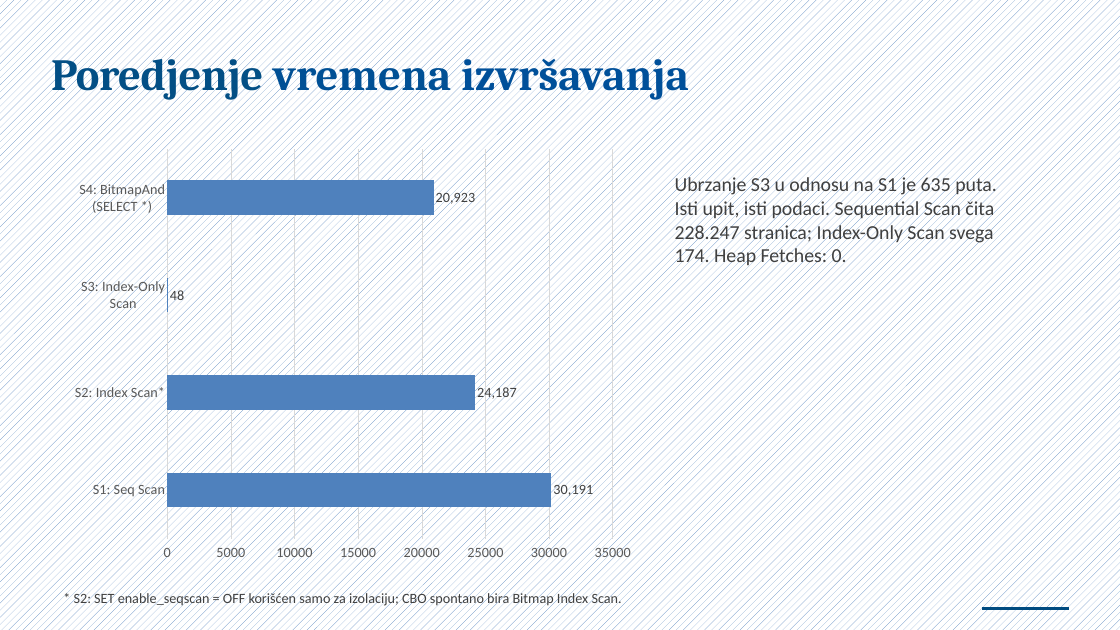
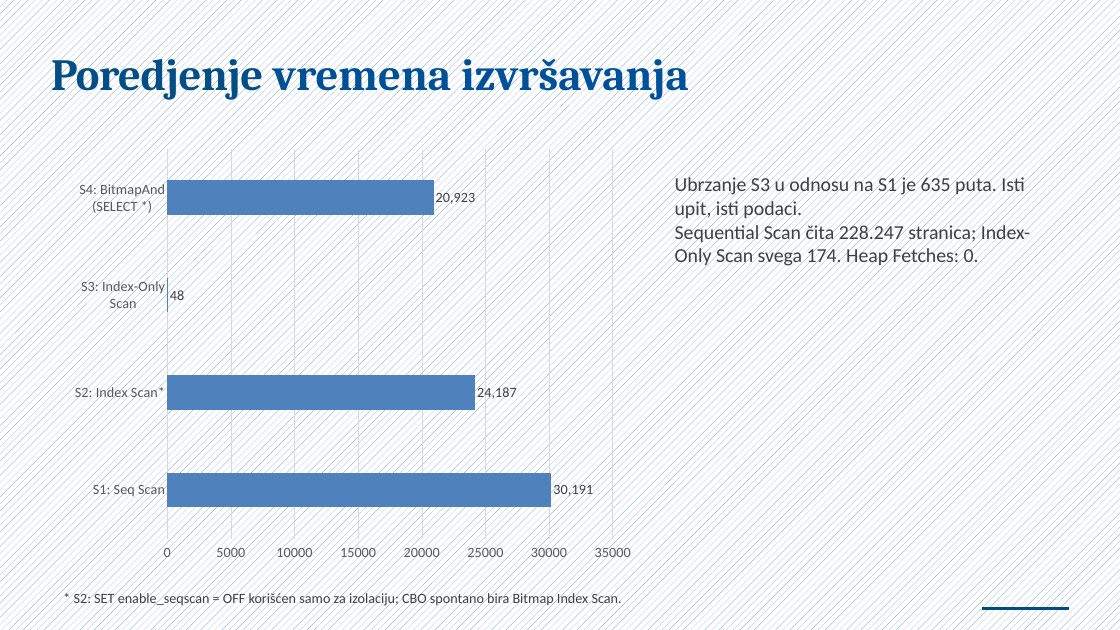
Before and after one commit to NemanjaCyber/SZUBP, a slide deck: slide 14 of P1/Index-Only i Bitmap Index Scan u PostgreSQL.pptx. Drawn at 1120x630 pixels with LibreOffice and Linux fonts; fonts in the diff are those of the drawing. Boxes give left, top, right and bottom in pixels: in the first picture for what was removed or moved away, otherwise in the second. Text is boxed around its words. In the diff, an @@ line names an element or a change of style, - is before the commit and + after.

```diff
--- a/P1/Index-Only i Bitmap Index Scan u PostgreSQL.pptx
+++ b/P1/Index-Only i Bitmap Index Scan u PostgreSQL.pptx
@@ text at (675, 175, 1030, 268): text changed @@
-Ubrzanje S3 u odnosu na S1 je 635 puta. Isti upit, isti podaci. Sequential Scan čita 228.247 stranica; Index-Only Scan svega 174. Heap Fetches: 0.
+Ubrzanje S3 u odnosu na S1 je 635 puta. Isti upit, isti podaci.
+Sequential Scan čita 228.247 stranica; Index-Only Scan svega 174. Heap Fetches: 0.
```
Also in this commit, not shown: 3 other files.
